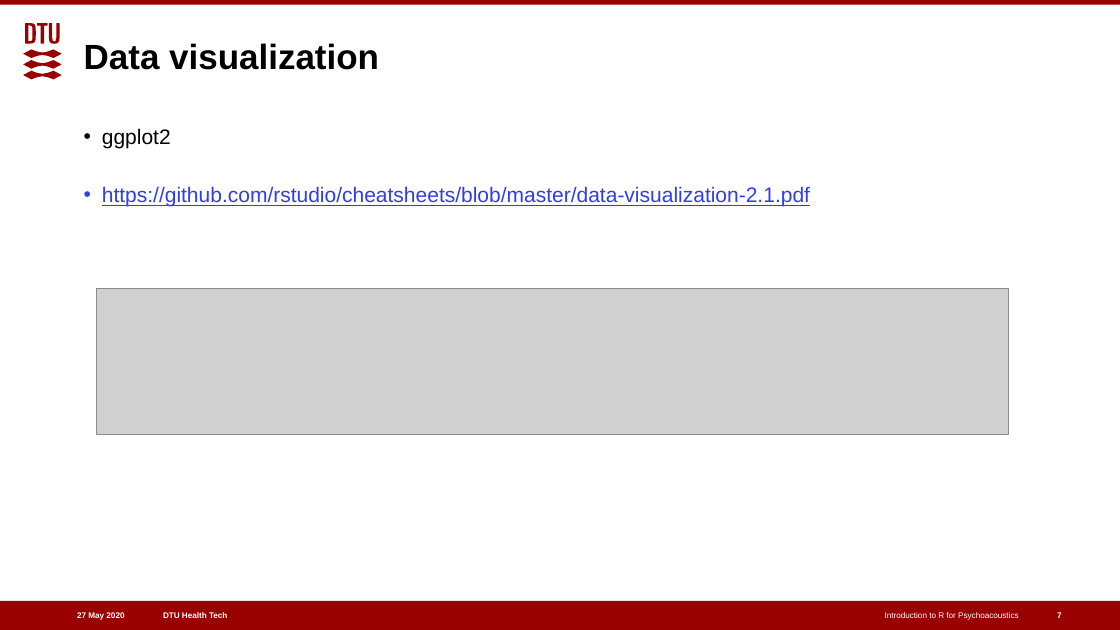
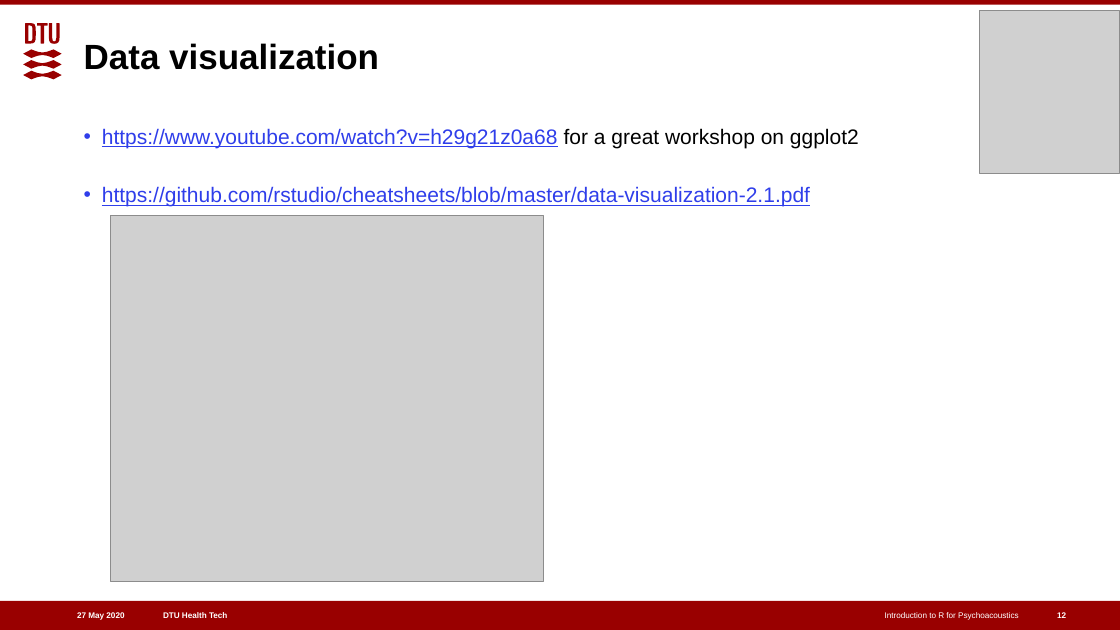
Before and after one commit to aahr/Intro-R-Psychoacoustics, a slide deck: slide 12 of introR4AuditoryScience.pptx (slide 7 before the commit). Drawn at 1120x630 pixels with LibreOffice and Linux fonts; fonts in the diff are those of the drawing; grey boxes stand for pictures. Boxes give left, top, right and bottom in pixels: in the first picture for what was removed or moved away, otherwise in the second. Text is boxed around its words. In the diff, an @@ line names an element or a change of style, - is before the commit and + after.

Commit message:
Updates on presentation

```diff
--- a/introR4AuditoryScience.pptx
+++ b/introR4AuditoryScience.pptx
@@ picture added at [980,11,1120,174] @@
@@ text at [102,128,859,148]: text changed; text colour #000000 to #2F3EEA @@
-• ggplot2
+• https://www.youtube.com/watch?v=h29g21z0a68 for a great workshop on ggplot2
@@ picture added at [110,216,544,581] @@
@@ picture removed at [97,289,1009,434] @@
@@ page number at [1057,612,1066,618]: text changed @@
-7
+12
```
Also in this commit, not shown: 6 other slides changed, 6 slides added, 1 slide removed.
